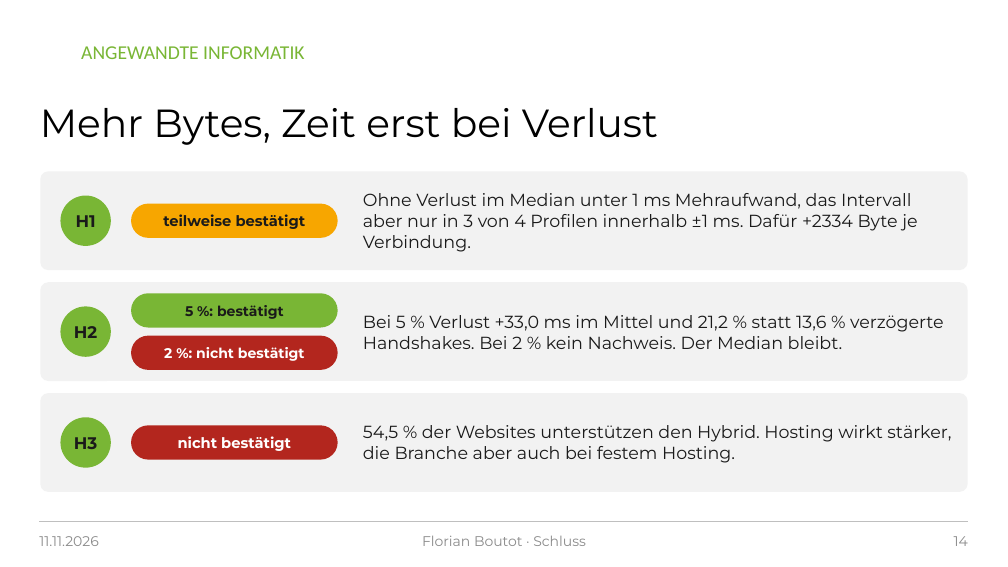
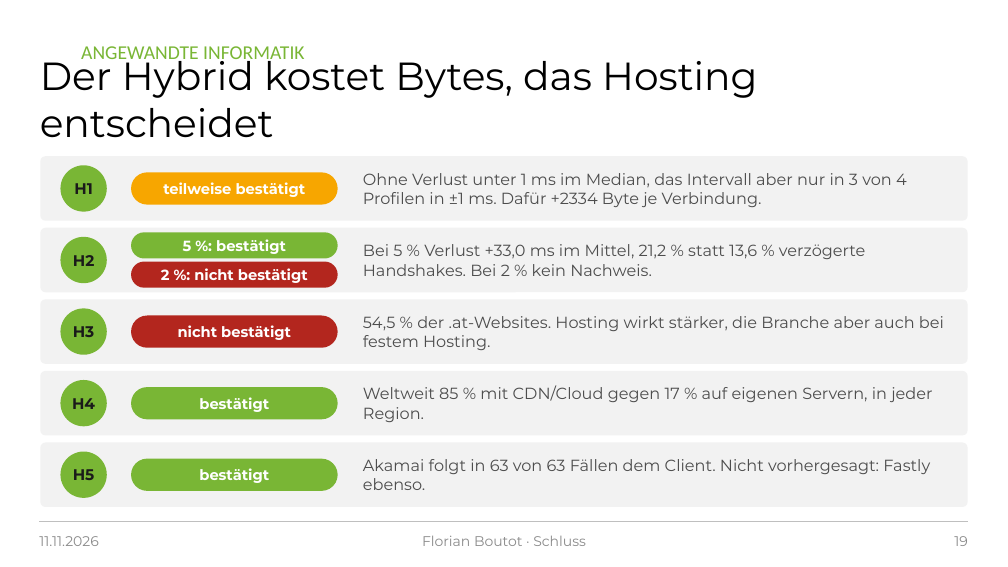
Before and after one commit to raphi98/singer-postquantum-experiment, a slide deck: slide 19 of praesentation/PQ-TLS_Praesentation_2026-11-11.pptx (slide 14 before the commit). Drawn at 1008x567 pixels with LibreOffice and Linux fonts; fonts in the diff are those of the drawing; background and template pictures are left out. Boxes give left, top, right and bottom in pixels: in the first picture for what was removed or moved away, otherwise in the second. Text is boxed around its words. In the diff, an @@ line names an element or a change of style, - is before the commit and + after.

```diff
--- a/praesentation/PQ-TLS_Praesentation_2026-11-11.pptx
+++ b/praesentation/PQ-TLS_Praesentation_2026-11-11.pptx
@@ title at (40,52,757,138): text changed @@
-Mehr Bytes, Zeit erst bei Verlust
+Der Hybrid kostet Bytes, das Hosting entscheidet
@@ rounded rectangle: place and size @@
-rounded rectangle at (40,171,968,270)
+rounded rectangle at (40,156,968,221)
@@ ellipse "H1": place and size @@
-ellipse "H1" at (60,196,111,246)
+ellipse "H1" at (60,165,107,212)
@@ rounded rectangle "teilweise bestätigt": place and size @@
-rounded rectangle "teilweise bestätigt" at (131,204,338,238)
+rounded rectangle "teilweise bestätigt" at (131,172,338,205)
@@ rounded rectangle "teilweise bestätigt" at (131,172,338,205): text colour #1A1A1A to #FFFFFF @@
@@ text at (363,173,907,207): text changed; size 12.5 to 11.5 pt; text colour #1A1A1A to #4D4D4D @@
-Ohne Verlust im Median unter 1 ms Mehraufwand, das Intervall aber nur in 3 von 4 Profilen innerhalb ±1 ms. Dafür +2334 Byte je Verbindung.
+Ohne Verlust unter 1 ms im Median, das Intervall aber nur in 3 von 4 Profilen in ±1 ms. Dafür +2334 Byte je Verbindung.
@@ rounded rectangle added at (40,228,968,292), fill #F2F2F2 @@
@@ ellipse "H2": place and size @@
-ellipse "H2" at (60,306,111,357)
+ellipse "H2" at (60,237,107,283)
@@ rounded rectangle "5 %: bestätigt": place and size @@
-rounded rectangle "5 %: bestätigt" at (131,293,338,328)
+rounded rectangle "5 %: bestätigt" at (131,233,338,259)
@@ rounded rectangle "5 %: bestätigt" at (131,233,338,259): size 10 to 10.5 pt, text colour #1A1A1A to #FFFFFF @@
@@ rounded rectangle "2 %: nicht bestätigt": place and size @@
-rounded rectangle "2 %: nicht bestätigt" at (131,336,338,370)
+rounded rectangle "2 %: nicht bestätigt" at (131,262,338,288)
@@ rounded rectangle "2 %: nicht bestätigt" at (131,262,338,288): size 10 to 10.5 pt @@
@@ text at (363,244,865,276): text changed; size 12.5 to 11.5 pt; text colour #1A1A1A to #4D4D4D @@
-Bei 5 % Verlust +33,0 ms im Mittel und 21,2 % statt 13,6 % verzögerte Handshakes. Bei 2 % kein Nachweis. Der Median bleibt.
+Bei 5 % Verlust +33,0 ms im Mittel, 21,2 % statt 13,6 % verzögerte Handshakes. Bei 2 % kein Nachweis.
@@ rounded rectangle: place and size @@
-rounded rectangle at (40,282,968,381)
+rounded rectangle at (40,299,968,364)
@@ size 12 to 11 pt in 3 elements at (60,165,107,212), (60,237,107,283), (60,308,107,355) @@
@@ ellipse "H3": place and size @@
-ellipse "H3" at (60,417,111,468)
+ellipse "H3" at (60,308,107,355)
@@ rounded rectangle "nicht bestätigt": place and size @@
-rounded rectangle "nicht bestätigt" at (131,425,338,460)
+rounded rectangle "nicht bestätigt" at (131,316,338,348)
@@ text at (363,316,944,350): text changed; size 12.5 to 11.5 pt; text colour #1A1A1A to #4D4D4D @@
-54,5 % der Websites unterstützen den Hybrid. Hosting wirkt stärker, die Branche aber auch bei festem Hosting.
+54,5 % der .at-Websites. Hosting wirkt stärker, die Branche aber auch bei festem Hosting.
@@ rounded rectangle added at (40,371,968,435), fill #F2F2F2 @@
@@ ellipse added at (60,380,107,426), fill #79B635, 11 pt, text #1A1A1A, bold @@
+H4
@@ rounded rectangle added at (131,387,338,419), fill #79B635, 10.5 pt, text #FFFFFF, bold @@
+bestätigt
@@ text added at (363,385,932,422), 11.5 pt, text #4D4D4D @@
+Weltweit 85 % mit CDN/Cloud gegen 17 % auf eigenen Servern, in jeder Region.
@@ rounded rectangle: place and size @@
-rounded rectangle at (40,393,968,492)
+rounded rectangle at (40,443,968,507)
@@ ellipse added at (60,452,107,498), fill #79B635, 11 pt, text #1A1A1A, bold @@
+H5
@@ rounded rectangle added at (131,459,338,491), fill #79B635, 10.5 pt, text #FFFFFF, bold @@
+bestätigt
@@ text added at (363,459,930,490), 11.5 pt, text #4D4D4D @@
+Akamai folgt in 63 von 63 Fällen dem Client. Nicht vorhergesagt: Fastly ebenso.
@@ page number at (954,536,968,546): text changed @@
-14
+19
```
Also in this commit, not shown: 4 other slides changed, 5 slides added, 15 other files.
